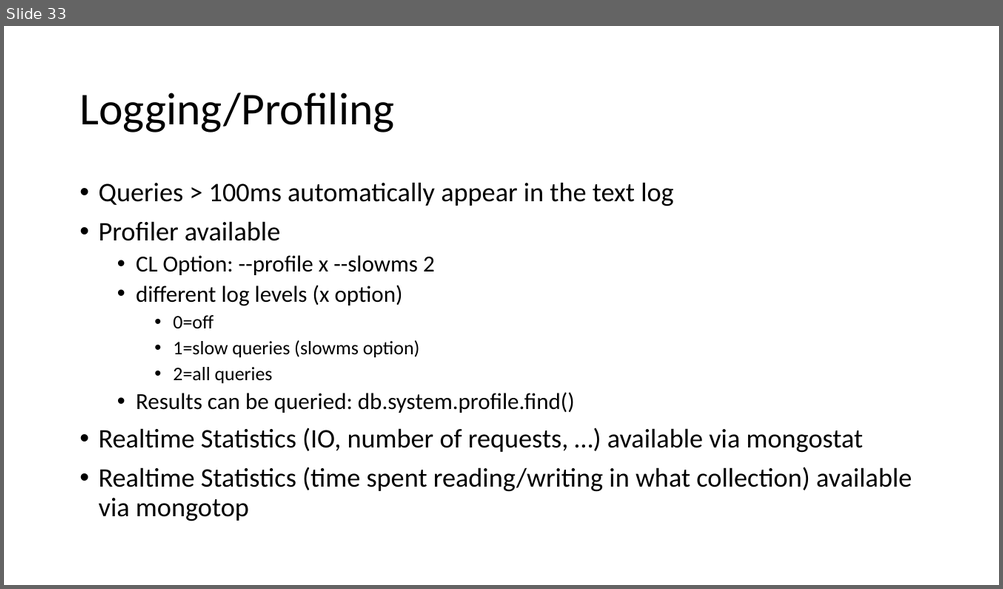
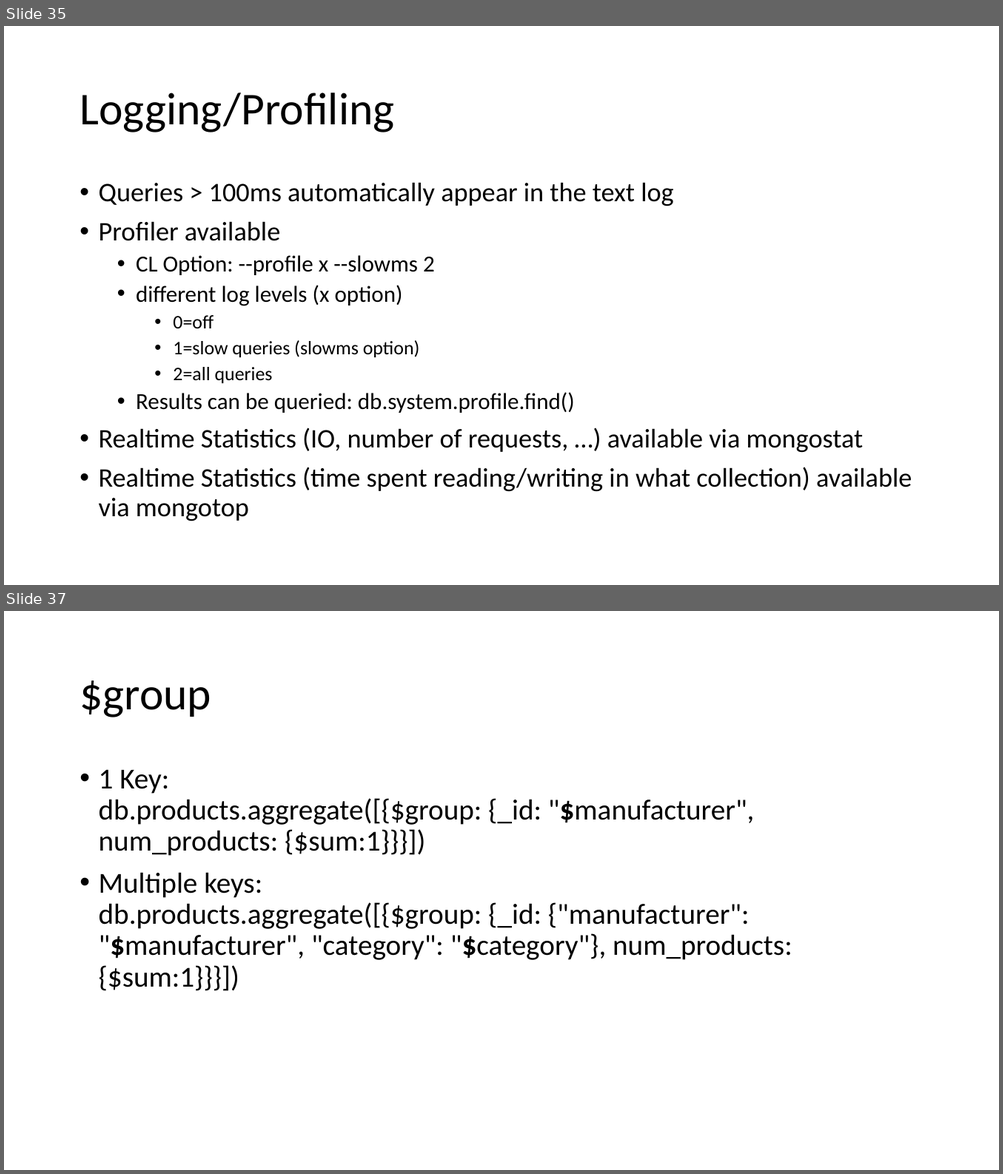
Before and after one commit to tiefenauer/m101j, a slide deck: m101j.pptx. Shown one above the other, each under a label of ours: slide 33 before the commit, slides 35 and 37 after it; the slides between them are not shown. The pictures are 1003x589 and 1003x1174 pixels, drawn with LibreOffice and Linux fonts; fonts in the diff are those of the drawing. Boxes give left, top, right and bottom in pixels: in the first picture for what was removed or moved away, otherwise in the second. Text is boxed around its words. In the diff, an @@ line names an element or a change of style, - is before the commit and + after.

```diff
--- a/m101j.pptx
+++ b/m101j.pptx
@@ slide 37 added at (4, 611, 999, 1170), background #FFFFFF @@
@@ title added at (79, 681, 211, 718), 44 pt, text #000000 @@
+$group
@@ text added at (99, 769, 792, 991), 28 pt, text #000000 @@
+• 1 Key:
+  db.products.aggregate([{$group: {_id: "$manufacturer", num_products: {$sum:1}}}])
+• Multiple keys:
+  db.products.aggregate([{$group: {_id: {"manufacturer": "$manufacturer", "category": "$category"}, num_products: {$sum:1}}}])
@@ what was slide 33 is now slide 35 @@
```
Also in this commit, not shown: 1 slide changed, 17 other slides added.
